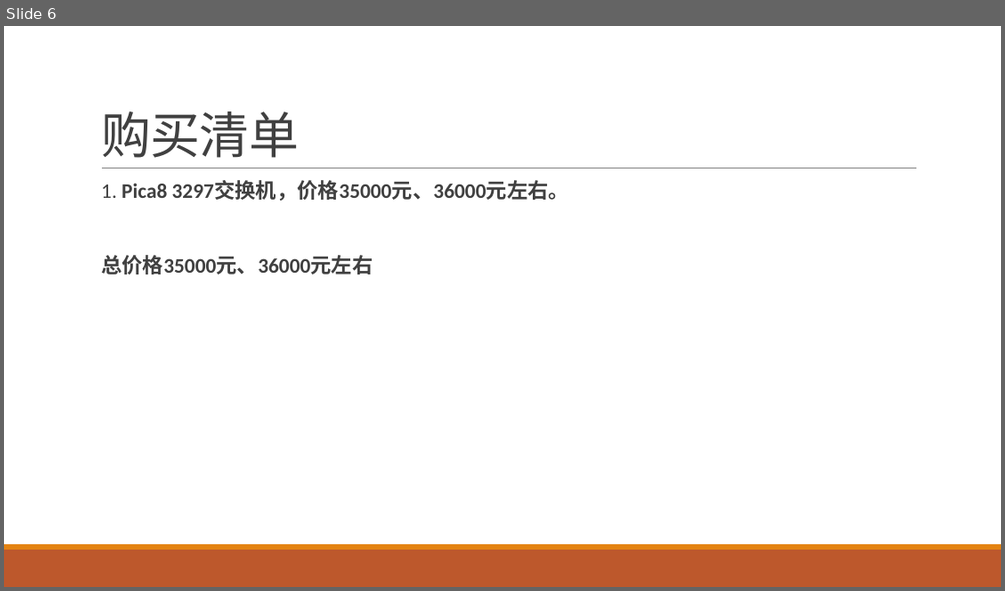
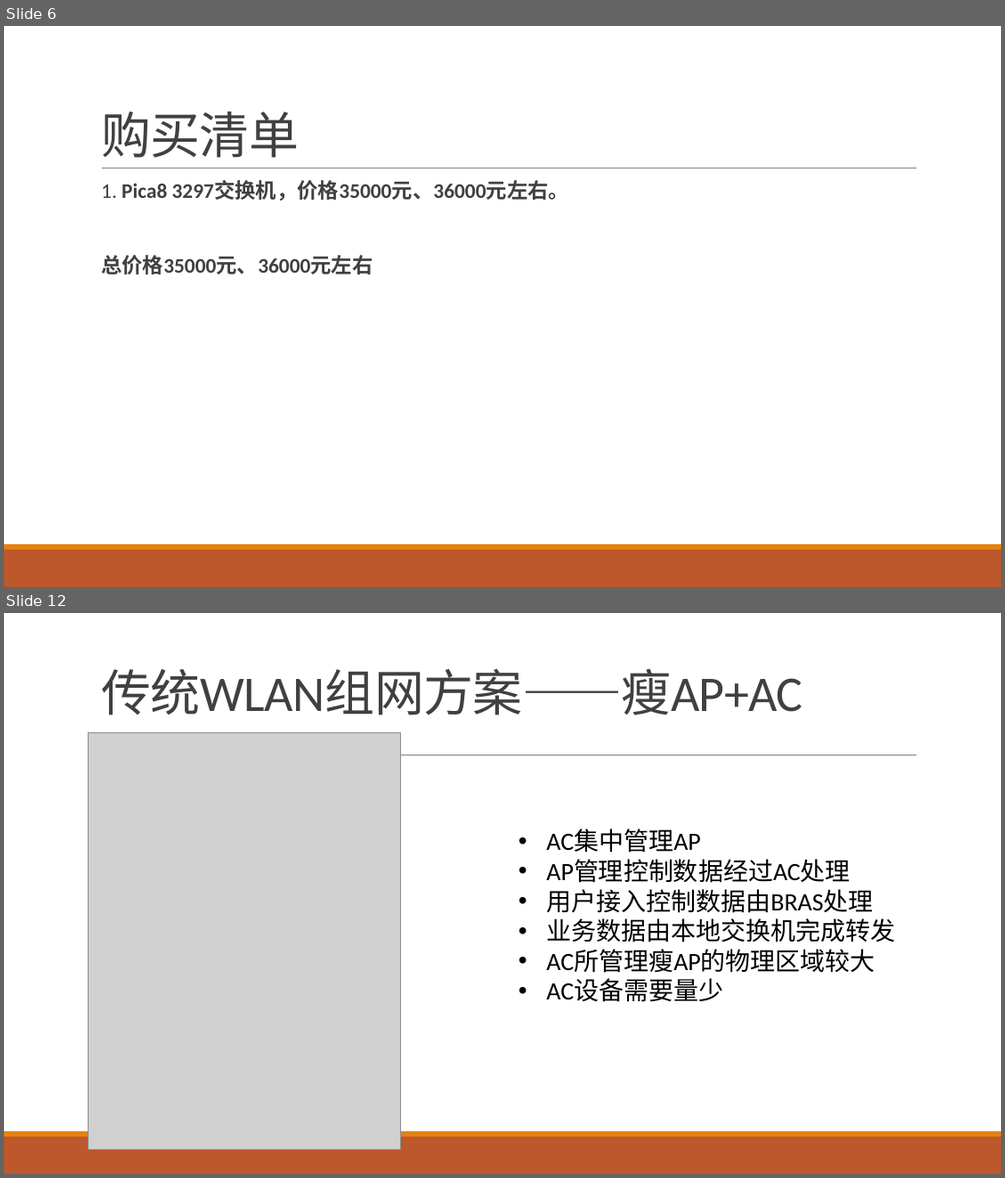
Before and after one commit to gittry1/gittry1.github.io, a slide deck: sysdjsdn/sysdjsdn.pptx. Shown one above the other, each under a label of ours: slide 6 before the commit, slides 6 and 12 after it; the slides between them are not shown. The pictures are 1005x591 and 1005x1178 pixels, drawn with LibreOffice and Linux fonts; fonts in the diff are those of the drawing; grey boxes stand for pictures. Boxes give left, top, right and bottom in pixels: in the first picture for what was removed or moved away, otherwise in the second. Text is boxed around its words. In the diff, an @@ line names an element or a change of style, - is before the commit and + after.

```diff
--- a/sysdjsdn/sysdjsdn.pptx
+++ b/sysdjsdn/sysdjsdn.pptx
@@ slide 12 added at box(4, 613, 1001, 1174), background #FFFFFF; not listed: 3 template elements that a slide beside it also shows @@
@@ title added at box(101, 669, 803, 715), 48 pt, text #404040 @@
+传统WLAN组网方案——瘦AP+AC
@@ picture added at box(88, 732, 400, 1149) @@
@@ text added at box(546, 829, 895, 1002), 24 pt, text #000000 @@
+• AC集中管理AP
+• AP管理控制数据经过AC处理
+• 用户接入控制数据由BRAS处理
+• 业务数据由本地交换机完成转发
+• AC所管理瘦AP的物理区域较大
+• AC设备需要量少
```
Also in this commit, not shown: 2 slides changed, 30 other slides added, 1 other file.
